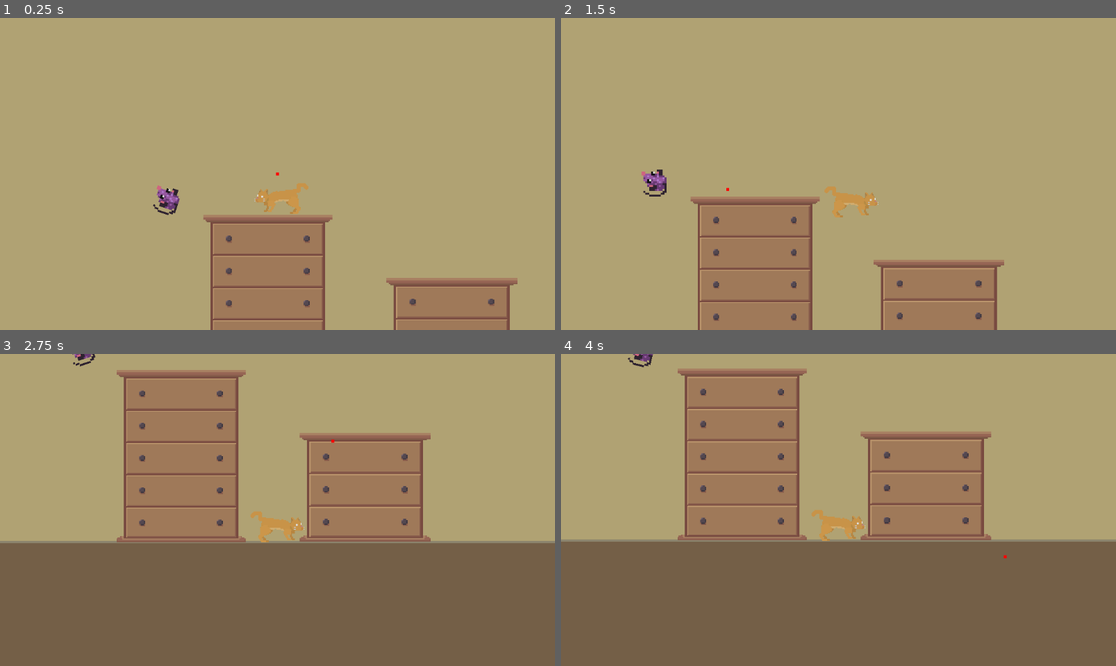
Above: before the commit, frames 1-4 (two rows, left to right).
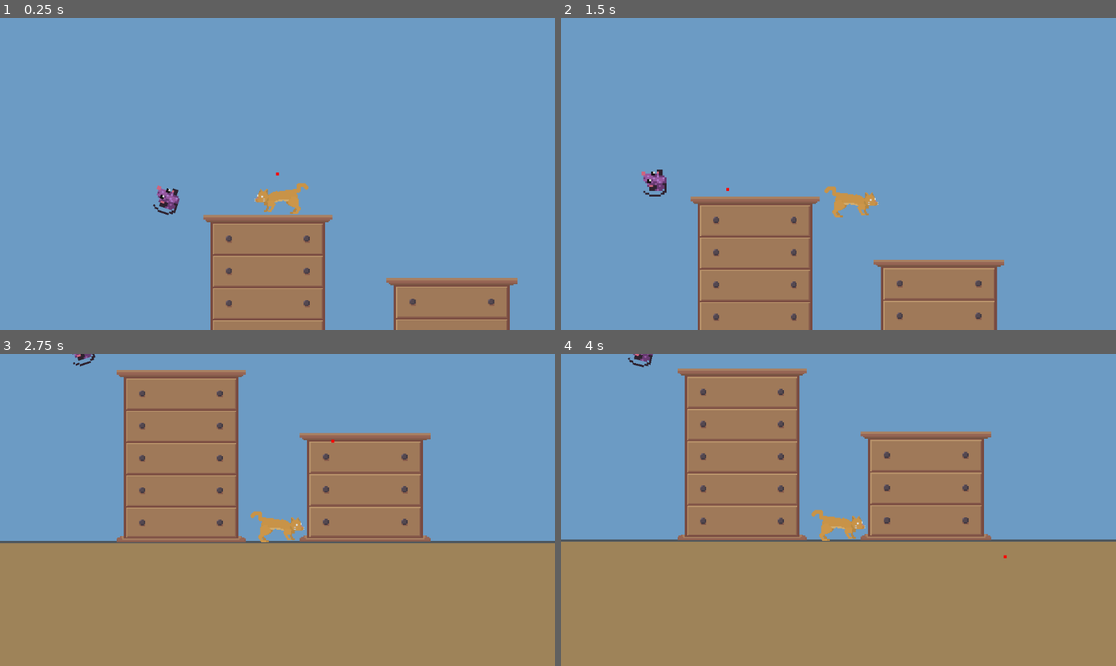
Above: after the commit, the same moments.

Repository: arrowira/RedDotJam
Game: Godot game, scene res://main.tscn
The game is run twice, just before and just after one commit, with the same random seed, the same clock (stepped at 60 frames per second) and the same inputs.
Inputs (mouse positions are in pixels of both pictures, inside the frame that each line leads up to):
- Up to frame 1 (0.25 s): no input
- Up to frame 2 (1.5 s): move the mouse to (960, 158) at 0.52 s; move the mouse to (727, 189) at 1.27 s
- Up to frame 3 (2.75 s): move the mouse to (333, 441) at 2.02 s
- Up to frame 4 (4 s): move the mouse to (810, 572) at 2.77 s; tap Enter at 3.5 s; move the mouse to (1005, 556) at 3.52 s

The runs differ from the first frame. In frame 1, 88% of the frame differs, in the area x 0-100%, y 0-100%; in frame 2, 86%; in frame 3, 80%; in frame 4, 81%.

Commit message:
blue background

Diff:
--- a/reddotproject/common/background/background.tscn
+++ b/reddotproject/common/background/background.tscn
@@ -1,6 +1,6 @@
 [gd_scene load_steps=3 format=3 uid="uid://drb6vgeymex4i"]
 
-[ext_resource type="Texture2D" uid="uid://c2yols8b1d35w" path="res://textures/wallPaper-1.png.png" id="1_vrbbt"]
+[ext_resource type="Texture2D" uid="uid://c2yols8b1d35w" path="res://textures/wallPaper-1.png" id="1_vrbbt"]
 
 [sub_resource type="RectangleShape2D" id="RectangleShape2D_1713r"]
 size = Vector2(2136.8, 20)
@@ -10,7 +10,6 @@
 scale = Vector2(5, 5)
 
 [node name="StaticBody2D" type="StaticBody2D" parent="."]
-scale = Vector2(1, 1)
 
 [node name="CollisionShape2D" type="CollisionShape2D" parent="StaticBody2D"]
 position = Vector2(-4.80005, 29.6667)
Binary file added: reddotproject/textures/wallPaper-1.png
Not shown, changed: reddotproject/textures/wallPaper-1.png.import
Binary file removed: reddotproject/textures/wallPaper-1.png.png
